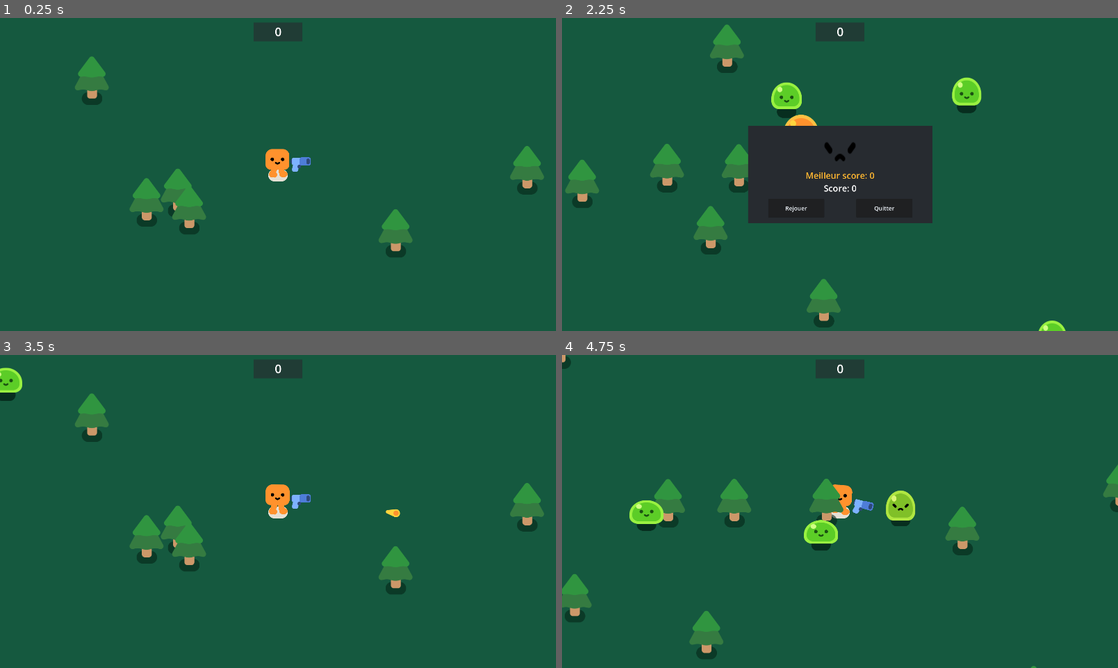
Above: before the commit, frames 1-4 (two rows, left to right).
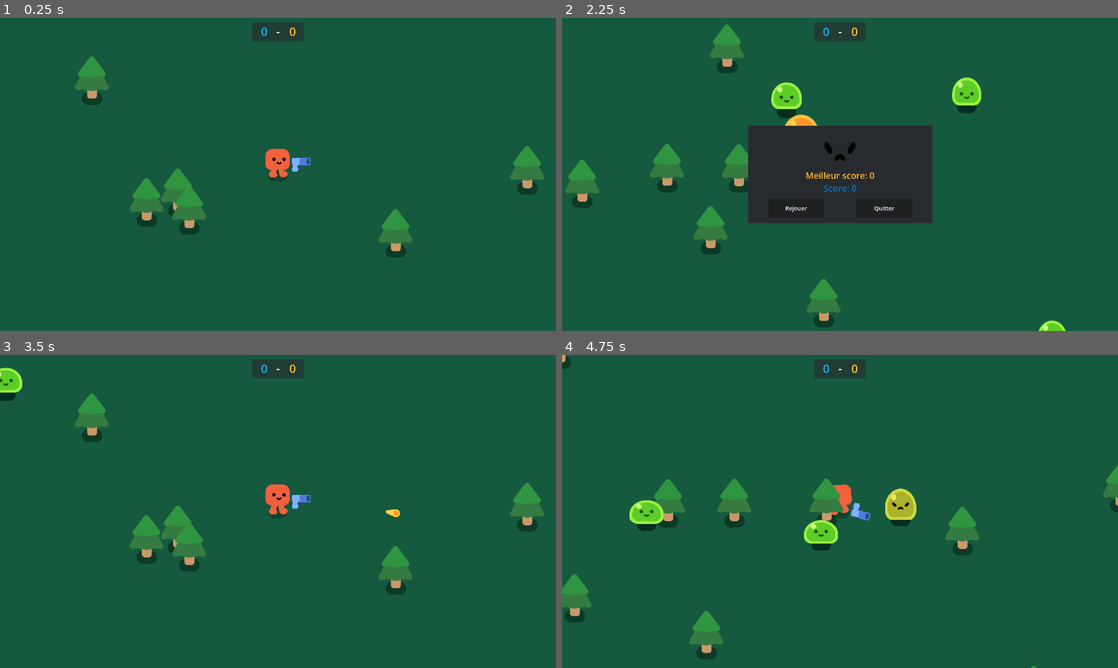
Above: after the commit, the same moments.

Repository: ava-hip/WIP-survivorgame
Game: Godot game, scene res://game.tscn
Two runs of this game, one before a commit and one after it. Both use one fixed random seed, a clock stepped at 60 frames per second and the inputs below.
Inputs:
- Up to frame 1 (0.25 s): no input
- Up to frame 2 (2.25 s): hold D (move_right) 0.53-1.28 s; hold S (move_down) 1.28-2.03 s; hold D (move_right) from 2.03 s (still down)
- Up to frame 3 (3.5 s): release D (move_right) at 2.75 s; click "Rejouer" at 2.75 s
- Up to frame 4 (4.75 s): hold W (move_up) 3.53-4.28 s; hold A (move_left) from 4.28 s (still down)

The runs differ from the first frame. In frame 1, 0.5% of the frame differs, in the area x 45-56%, y 1-53%; in frame 2, 0.1%; in frame 3, 0.5%; in frame 4, 1.0%, in the area x 45-64%, y 1-53%.

Commit message:
feat: orientation du perso + ajustements UI

Diff:
--- a/assets/characters/happy_boo/happy_boo.tscn
+++ b/assets/characters/happy_boo/happy_boo.tscn
@@ -7,7 +7,6 @@
 [ext_resource type="Texture2D" uid="uid://qmqpm6asge1i" path="res://assets/characters/happy_boo/square_upper_leg.png" id="5_q2t1e"]
 [ext_resource type="Texture2D" uid="uid://cksiu5gst6fmp" path="res://assets/characters/happy_boo/square_body.png" id="6_w3ck4"]
 [ext_resource type="Texture2D" uid="uid://cvs0lh814pk7h" path="res://assets/characters/happy_boo/square_face.png" id="7_h5h8s"]
-
 
 [sub_resource type="Animation" id="Animation_hed62"]
 length = 0.001
@@ -361,7 +360,7 @@
 "times": PackedFloat32Array(0, 0.4, 0.8),
 "transitions": PackedFloat32Array(0.466516, 0.189465, 1),
 "update": 0,
-"values": [Vector2(-1.73067, -36.6061), Vector2(-1.731, -32), Vector2(-1.731, -38)]
+"values": [Vector2(0, -37.621), Vector2(-1.731, -32), Vector2(-1.731, -38)]
 }
 tracks/13/type = "value"
 tracks/13/imported = false
@@ -385,7 +384,7 @@
 "times": PackedFloat32Array(0),
 "transitions": PackedFloat32Array(1),
 "update": 0,
-"values": [Vector2(0, -17)]
+"values": [Vector2(5, -17)]
 }
 tracks/15/type = "value"
 tracks/15/imported = false
@@ -592,7 +591,7 @@
 playback_default_blend_time = 0.2
 
 [node name="GroundShadow" type="Sprite2D" parent="."]
-modulate = Color(0.898039, 0.878431, 0.831373, 1)
+modulate = Color(0.0196078, 0.156863, 0.101961, 0.411765)
 z_index = -1
 z_as_relative = false
 scale = Vector2(0.8, 0.8)
@@ -600,7 +599,7 @@
 metadata/_edit_lock_ = true
 
 [node name="Colorizer" type="Node2D" parent="."]
-modulate = Color(1, 0.572549, 0.176471, 1)
+modulate = Color(0.941176, 0.380392, 0.239216, 1)
 
 [node name="SquareUpperLegL" type="Sprite2D" parent="Colorizer"]
 position = Vector2(-10.6303, -27.3998)
@@ -647,6 +646,6 @@
 offset = Vector2(0, -23)
 
 [node name="SquareFace" type="Sprite2D" parent="Colorizer/SquareBody"]
+unique_name_in_owner = true
 position = Vector2(0, -17)
 texture = ExtResource("7_h5h8s")
-metadata/_edit_lock_ = true
--- a/game.tscn
+++ b/game.tscn
@@ -104,9 +104,9 @@
 anchors_preset = 5
 anchor_left = 0.5
 anchor_right = 0.5
-offset_left = -85.0
+offset_left = -88.0
 offset_top = 16.0
-offset_right = 85.0
+offset_right = 88.0
 offset_bottom = 80.0
 grow_horizontal = 2
 color = Color(0.152941, 0.168627, 0.188235, 0.627451)
@@ -116,14 +116,42 @@
 anchors_preset = 5
 anchor_left = 0.5
 anchor_right = 0.5
-offset_left = -117.5
+offset_left = -79.0
 offset_top = 19.0
-offset_right = 117.5
+offset_right = -15.0
 offset_bottom = 76.0
 grow_horizontal = 2
-theme_override_font_sizes/font_size = 41
-text = "score"
+theme_override_colors/font_color = Color(0.0627451, 0.698039, 0.937255, 1)
+theme_override_font_sizes/font_size = 40
+text = "s"
 horizontal_alignment = 1
+
+[node name="BestScore" type="Label" parent="Interface"]
+unique_name_in_owner = true
+anchors_preset = 5
+anchor_left = 0.5
+anchor_right = 0.5
+offset_left = 17.5
+offset_top = 19.0
+offset_right = 82.5
+offset_bottom = 76.0
+grow_horizontal = 2
+theme_override_colors/font_color = Color(1, 0.717647, 0.188235, 1)
+theme_override_font_sizes/font_size = 40
+text = "s"
+horizontal_alignment = 1
+
+[node name="Label" type="Label" parent="Interface"]
+anchors_preset = 5
+anchor_left = 0.5
+anchor_right = 0.5
+offset_left = -6.5
+offset_top = 18.0
+offset_right = 6.5
+offset_bottom = 73.0
+grow_horizontal = 2
+theme_override_font_sizes/font_size = 40
+text = "-"
 
 [connection signal="health_depleted" from="Player" to="." method="_on_player_health_depleted"]
 [connection signal="body_exited" from="Player/Area2D" to="." method="_on_area_2d_body_exited"]
--- a/scenes/gameover_interface.tscn
+++ b/scenes/gameover_interface.tscn
@@ -67,6 +67,7 @@
 grow_horizontal = 2
 grow_vertical = 2
 size_flags_horizontal = 4
+theme_override_colors/font_color = Color(0, 0.478431, 0.764706, 1)
 theme_override_font_sizes/font_size = 30
 text = "placeholder"
 horizontal_alignment = 1
--- a/scenes/player.tscn
+++ b/scenes/player.tscn
@@ -14,24 +14,30 @@
 platform_floor_layers = 4294901760
 script = ExtResource("1_7wu43")
 
-[node name="HappyBoo" parent="." instance=ExtResource("1_get5i")]
-unique_name_in_owner = true
-position = Vector2(0, 3)
-
 [node name="CollisionShape2D" type="CollisionShape2D" parent="."]
 shape = SubResource("CircleShape2D_cvl00")
 
-[node name="Gun" parent="." instance=ExtResource("3_4e7w8")]
-position = Vector2(0, -27)
-
 [node name="Camera2D" type="Camera2D" parent="."]
 
-[node name="HurtBox" type="Area2D" parent="."]
+[node name="SpriteOR" type="Marker2D" parent="."]
 unique_name_in_owner = true
+position = Vector2(-1, -48)
+
+[node name="HappyBoo" parent="SpriteOR" instance=ExtResource("1_get5i")]
+unique_name_in_owner = true
+position = Vector2(1, 51)
+
+[node name="Gun" parent="SpriteOR" instance=ExtResource("3_4e7w8")]
+position = Vector2(1, 21)
+scale = Vector2(1, 0.992806)
+
+[node name="HurtBox" type="Area2D" parent="SpriteOR"]
+unique_name_in_owner = true
+position = Vector2(1, 48)
 collision_layer = 0
 collision_mask = 2
 
-[node name="CollisionShape2D" type="CollisionShape2D" parent="HurtBox"]
+[node name="CollisionShape2D" type="CollisionShape2D" parent="SpriteOR/HurtBox"]
 position = Vector2(-2, -41)
 scale = Vector2(1.44, 1.44)
 shape = SubResource("RectangleShape2D_5pluq")
--- a/scripts/game.gd
+++ b/scripts/game.gd
@@ -28,9 +28,8 @@
 	GameoverInterface.display_score()
 
 func update_score():
-	var score = 0
-	score =+ GameoverInterface.score
-	%Score.text = str(score)
+	%Score.text = str(GameoverInterface.score)
+	%BestScore.text = str(GameoverInterface.bestScore)
 
 func _on_area_2d_body_exited(body):
 	if body.is_in_group(TREE_GROUP):
--- a/scripts/player.gd
+++ b/scripts/player.gd
@@ -2,12 +2,24 @@
 
 signal health_depleted
 
+@onready var lrPosition = %SpriteOR
 var health = 1.0
 
 func _physics_process(delta):
 	var direction = Input.get_vector("move_left", "move_right", "move_up", "move_down")
 	velocity = direction * 1000
 	move_and_slide()
+
+	if direction.x > 0:
+		lrPosition.scale.x = 1
+	elif direction.x < 0:
+		lrPosition.scale.x = -1
+
+	if direction.y > 0:
+		%SpriteOR/HappyBoo/Colorizer/SquareBody/SquareFace.show()
+	elif direction.y < 0:
+		%SpriteOR/HappyBoo/Colorizer/SquareBody/SquareFace.hide()
+
 
 	if velocity.length() > 0.0:
 		%HappyBoo.play_walk_animation()
Not shown, added: assets/music/06.5.wav.import
Not shown, changed: export_presets.cfg
Not shown, added: exports/survivor/index.apple-touch-icon.png.import
Not shown, added: exports/survivor/index.icon.png.import
Not shown, added: exports/survivor/index.png.import
Not shown, removed: exports/survivor/survivor.apple-touch-icon.png.import
Not shown, removed: exports/survivor/survivor.icon.png.import
Not shown, removed: exports/survivor/survivor.png.import
Not shown, added: assets/music/06.5.wav
Not shown, changed: exports/survivor.zip
Not shown, added: exports/survivor/index.audio.worklet.js
Not shown, changed: exports/survivor/index.html
(and 12 more such lines)
